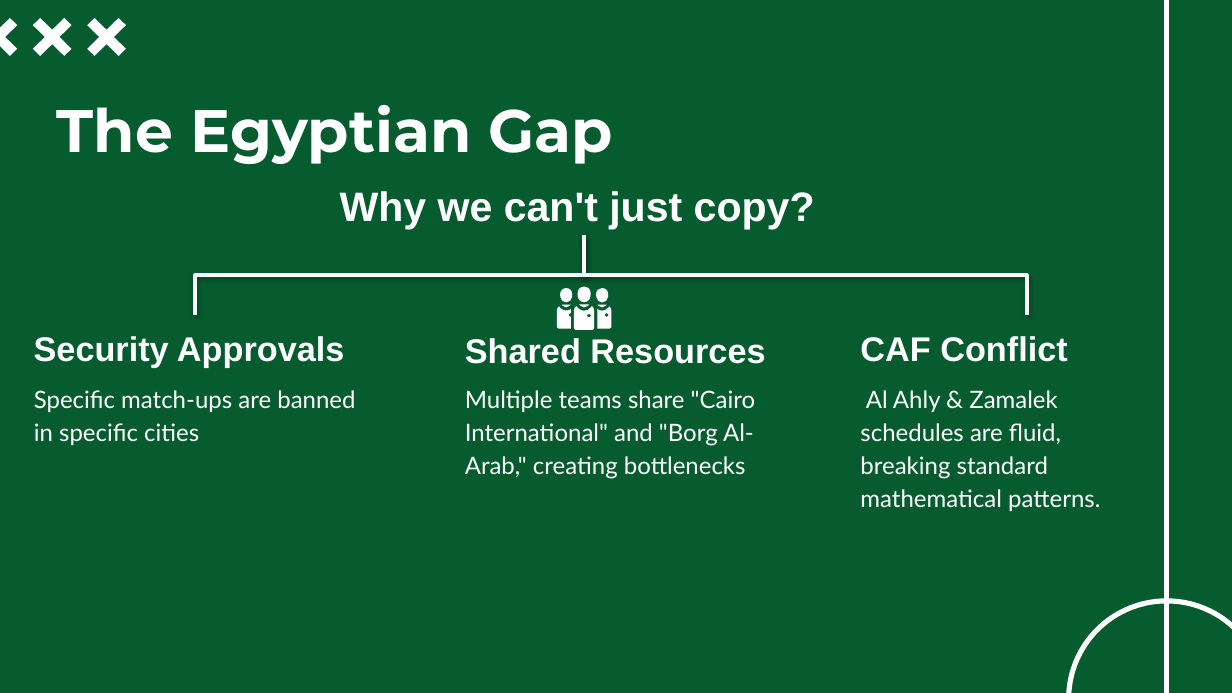
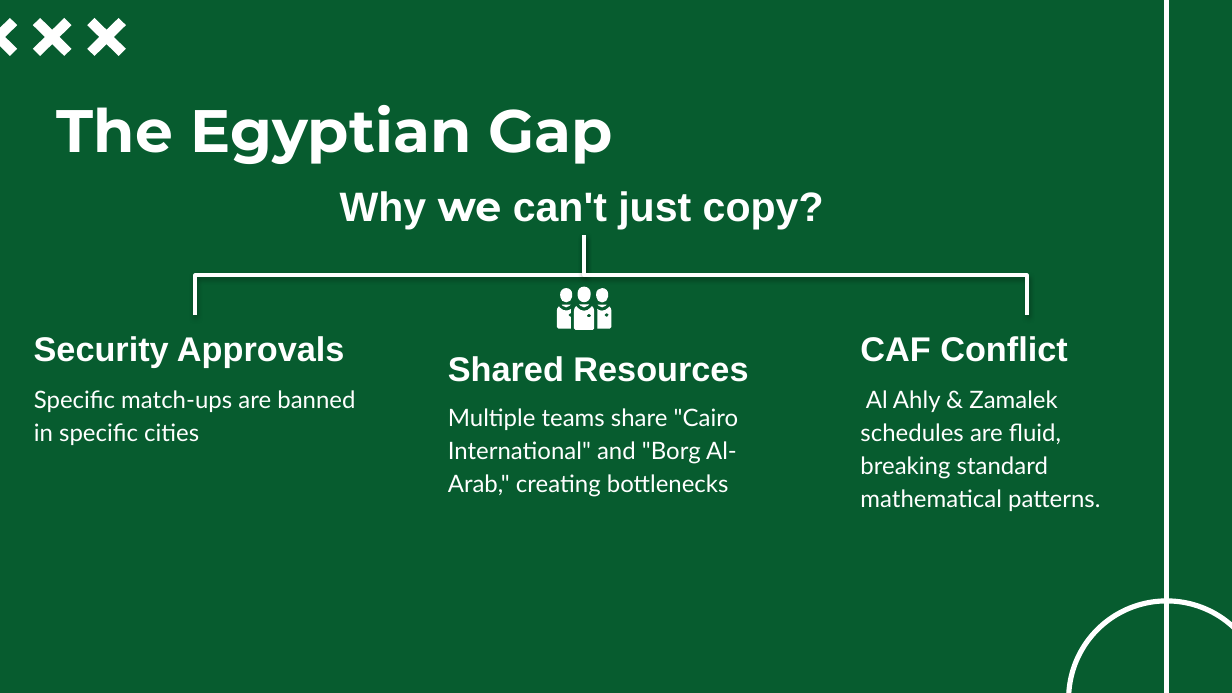
Before and after one commit to ghassanelgendy/egyptian-premier-league-schedule-optimizer, a slide deck: slide 13 of Documentations/presentation V1.pptx. Drawn at 1232x693 pixels with LibreOffice and Linux fonts; fonts in the diff are those of the drawing; background and template pictures are left out. Boxes give left, top, right and bottom in pixels: in the first picture for what was removed or moved away, otherwise in the second. Text is boxed around its words. In the diff, an @@ line names an element or a change of style, - is before the commit and + after.

```diff
--- a/Documentations/presentation V1.pptx
+++ b/Documentations/presentation V1.pptx
@@ text "Why we can't just copy?" at bbox=[340, 191, 824, 230]: font Arial to Montserrat in "we" @@
@@ text "Shared Resources": place and size @@
-text "Shared Resources" at bbox=[465, 338, 765, 364]
+text "Shared Resources" at bbox=[448, 356, 748, 382]
@@ text "Multiple teams share "Cairo International" ...": place and size @@
-text "Multiple teams share "Cairo International" ..." at bbox=[465, 390, 755, 479]
+text "Multiple teams share "Cairo International" ..." at bbox=[448, 408, 738, 497]
```
Also in this commit, not shown: 5 other slides changed.
